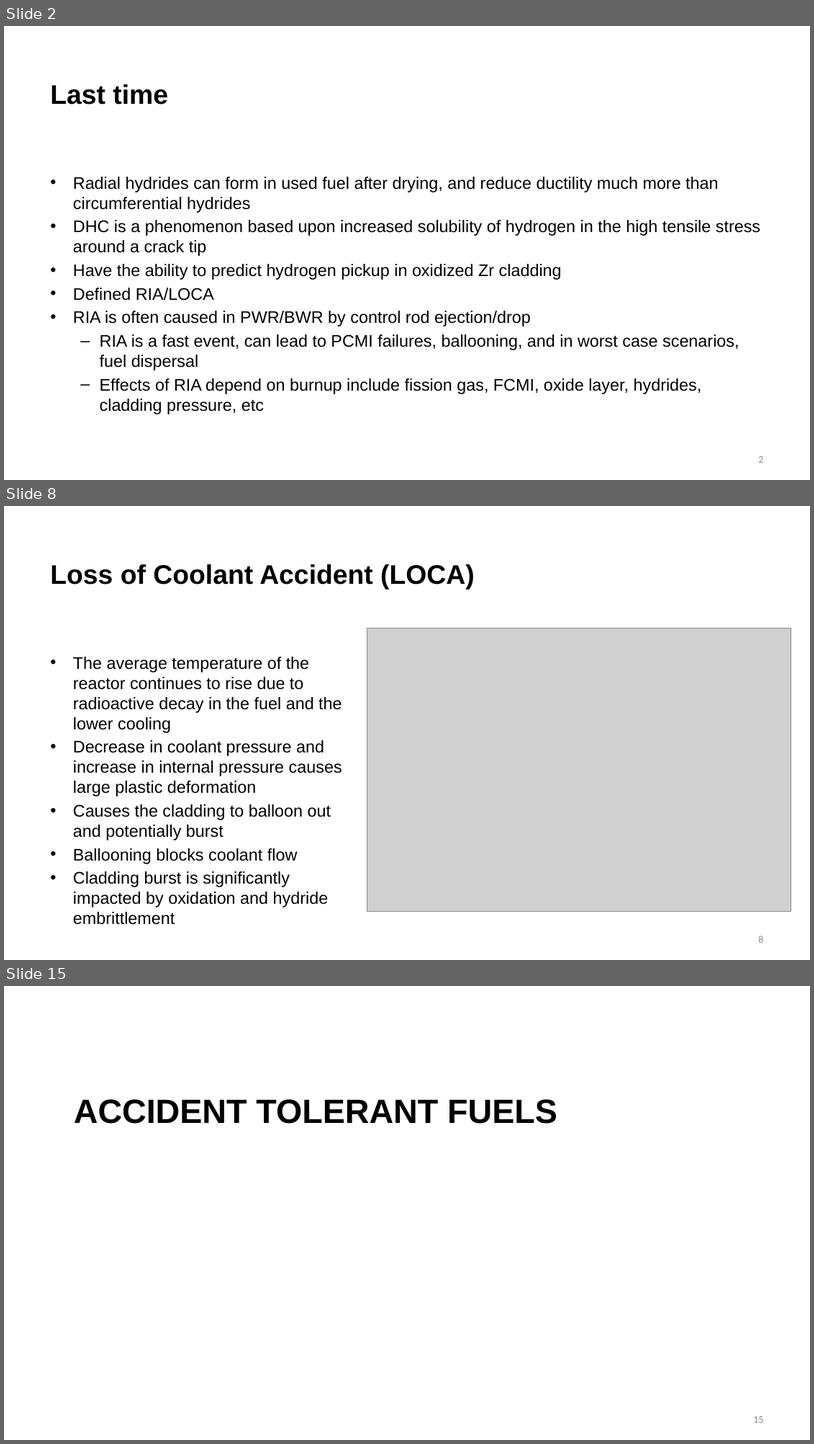
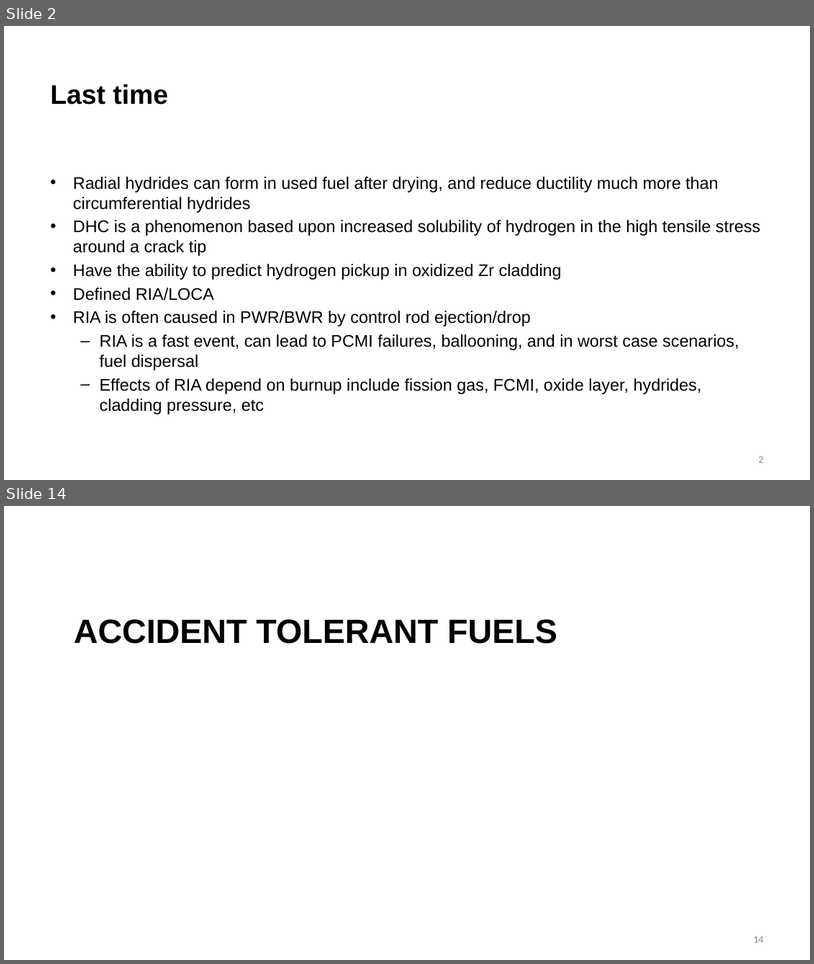
Before and after one commit to benbeeler/TEACHING, a slide deck: Nuclear_Fuel_Performance/NE533_Spring2026/Module4/Lec18_Accidents.pptx. Shown one above the other, each under a label of ours: slides 2, 8 and 15 before the commit, slides 2 and 14 after it; the slides between them are not shown. The pictures are 814x1444 and 814x964 pixels, drawn with LibreOffice and Linux fonts; fonts in the diff are those of the drawing; grey boxes stand for pictures; background and template pictures are left out. Boxes give left, top, right and bottom in pixels: in the first picture for what was removed or moved away, otherwise in the second. Text is boxed around its words. In the diff, an @@ line names an element or a change of style, - is before the commit and + after.

```diff
--- a/Nuclear_Fuel_Performance/NE533_Spring2026/Module4/Lec18_Accidents.pptx
+++ b/Nuclear_Fuel_Performance/NE533_Spring2026/Module4/Lec18_Accidents.pptx
@@ slide 8 removed at (4, 506, 810, 960), background #FFFFFF @@
@@ title removed at (50, 564, 475, 590) @@
-Loss of Coolant Accident (LOCA)
@@ picture removed at (367, 628, 792, 911) @@
@@ text removed at (73, 656, 342, 907) @@
-• The average temperature of the reactor continues to rise due to radioactive decay in the fuel and the lower cooling
-• Decrease in coolant pressure and increase in internal pressure causes large plastic deformation
-• Causes the cladding to balloon out and potentially burst
-• Ballooning blocks coolant flow
-• Cladding burst is significantly impacted by oxidation and hydride embrittlement
@@ page number removed at (759, 935, 764, 942) @@
-8
@@ what was slide 15 is now slide 14 @@
@@ page number at (754, 936, 764, 942): text changed @@
-15
+14
```
Also in this commit, not shown: 6 slides added, 11 other slides removed, 29 other files.
